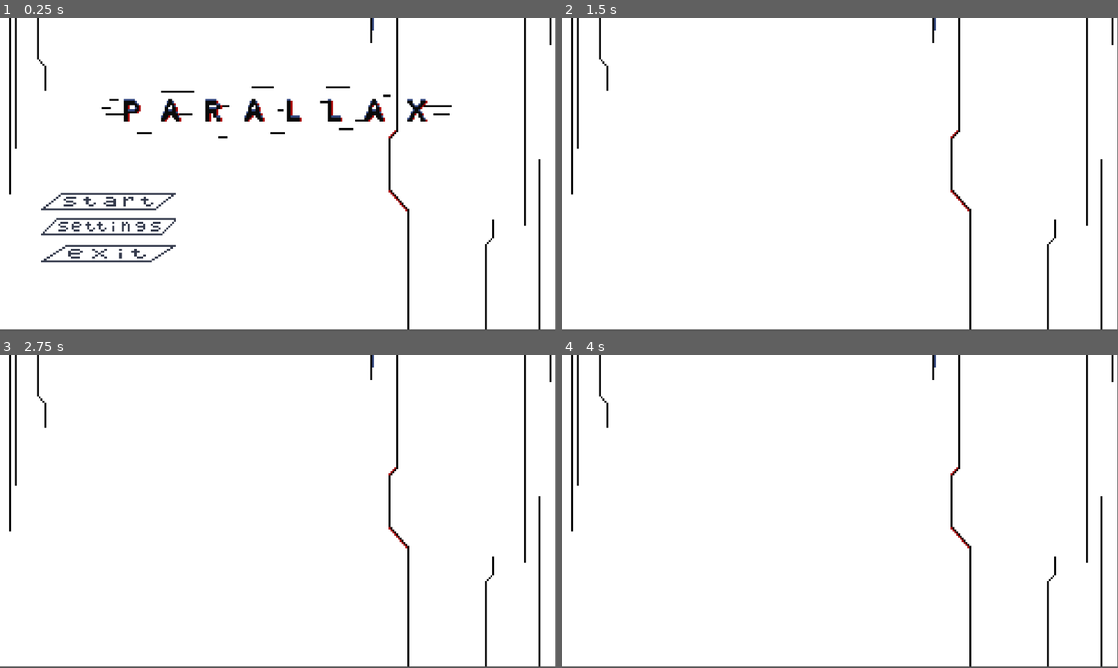
Above: before the commit, frames 1-4 (two rows, left to right).
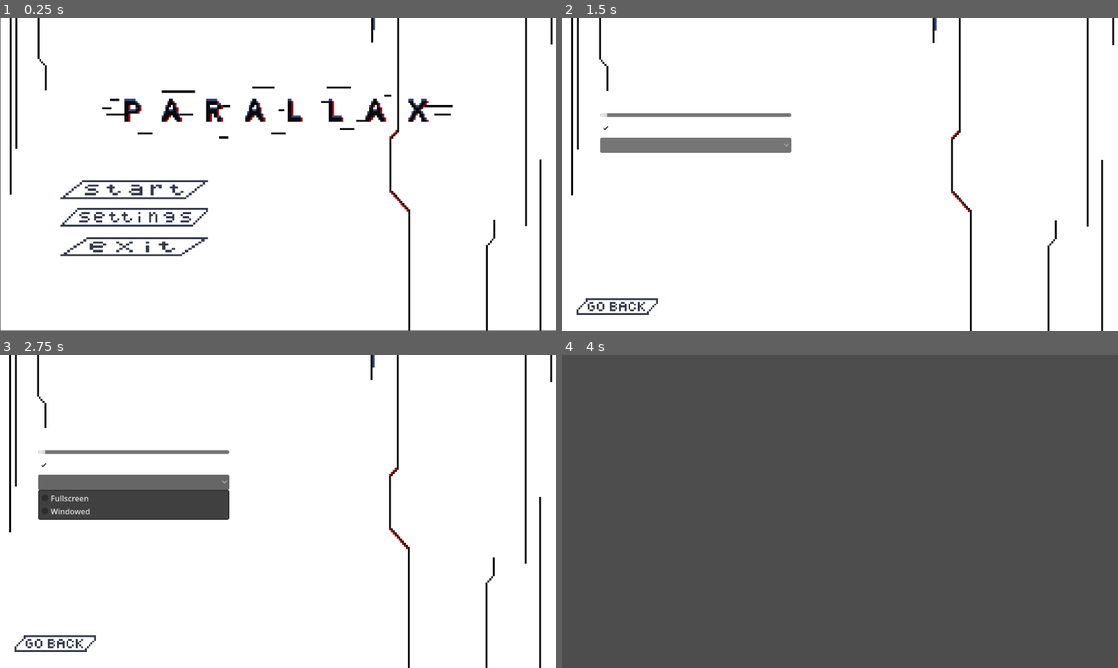
Above: after the commit, the same moments.

Repository: Okaierac/Parallax-Files
Game: Godot game, scene res://Scenes/parallax.tscn
Same seed, same stepped clock (60 frames per second), same inputs: the game is played once before the commit and once after it.
Inputs (mouse positions are in pixels of both pictures, inside the frame that each line leads up to; where the layout moved, square brackets give the same spot in the first picture):
- Up to frame 1 (0.25 s): no input
- Up to frame 2 (1.5 s): click (695, 218) [673, 227] at 0.5 s; click (695, 127) at 1.25 s, where only the run after the commit has a clickable "Mute Music/Sound"
- Up to frame 3 (2.75 s): click (133, 483) at 2.02 s
- Up to frame 4 (4 s): click (617, 642) at 2.77 s; click (695, 527) at 3.52 s
In our replay, the window is 799x449 before the commit and 800x450 after it. These sizes can differ from the game's own. Grey fills any space a smaller window leaves; there, only what the larger window draws over its background counts as a difference.

The runs differ from the first frame. In frame 1, 6.5% of the frame differs, in the area x 0-100%, y 0-100%; in frame 2, 4.0%; in frame 3, 7.3%; in frame 4, 99%.

Commit message:
Parallax 0.1.2-alpha
Finished settings. I still need to retouch it.

Diff:
--- a/parallax-0.1.1-alpha/Scenes/main_menu.tscn
+++ b/parallax-0.1.1-alpha/Scenes/main_menu.tscn
@@ -11,29 +11,37 @@
 
 [node name="Control" type="Control" parent="." unique_id=876733239]
 layout_mode = 3
-anchors_preset = 0
-offset_right = 40.0
-offset_bottom = 40.0
+anchors_preset = 15
+anchor_right = 1.0
+anchor_bottom = 1.0
+grow_horizontal = 2
+grow_vertical = 2
 
 [node name="bg" type="TextureRect" parent="Control" unique_id=968470402]
 texture_filter = 1
 layout_mode = 1
-anchors_preset = -1
-anchor_right = 28.800001
-anchor_bottom = 16.150002
-offset_bottom = -6.1035156e-05
+anchors_preset = 15
+anchor_right = 1.0
+anchor_bottom = 1.0
+grow_horizontal = 2
+grow_vertical = 2
 texture = ExtResource("1_28flt")
+
+[node name="Camera2D" type="Camera2D" parent="Control" unique_id=800345864]
+position = Vector2(575, 325)
 
 [node name="MarginContainer" type="MarginContainer" parent="Control" unique_id=408852517]
 layout_mode = 1
-anchors_preset = -1
-anchor_right = 28.743002
-anchor_bottom = 16.129002
-offset_left = 85.0
-offset_top = 363.0
-offset_right = -994.7201
-offset_bottom = -246.16003
-scale = Vector2(4, 4)
+anchors_preset = 15
+anchor_right = 1.0
+anchor_bottom = 1.0
+offset_left = 124.0
+offset_top = 337.0
+offset_right = -958.0
+offset_bottom = -275.0
+grow_horizontal = 2
+grow_vertical = 2
+scale = Vector2(4.3708487, 4.3708487)
 
 [node name="VBoxContainer" type="VBoxContainer" parent="Control/MarginContainer" unique_id=1135611098]
 layout_mode = 2
--- a/parallax-0.1.1-alpha/Scenes/settings.tscn
+++ b/parallax-0.1.1-alpha/Scenes/settings.tscn
@@ -1,24 +1,81 @@
 [gd_scene format=3 uid="uid://b0rgtq401fojb"]
 
 [ext_resource type="Texture2D" uid="uid://ccqv7yuvdupbi" path="res://menu_assets/settings/images/Settings_Background.png" id="1_4geyq"]
+[ext_resource type="Script" uid="uid://dcnltkeuccmuu" path="res://menu_assets/settings/script/settings.gd" id="1_lhmql"]
+[ext_resource type="Texture2D" uid="uid://dyryn7hbc0bo7" path="res://menu_assets/settings/images/Go Back.png" id="2_i44u3"]
 
 [node name="Settings" type="Node" unique_id=549629146]
+script = ExtResource("1_lhmql")
 
 [node name="Control" type="Control" parent="." unique_id=1053712248]
 layout_mode = 3
-anchor_right = 0.99700004
-anchor_bottom = 1.0090001
-offset_right = -0.5440674
-offset_bottom = 0.16796875
+anchor_right = 1.0
+anchor_bottom = 1.0
 
 [node name="bg" type="TextureRect" parent="Control" unique_id=641359658]
 texture_filter = 1
 layout_mode = 1
-anchors_preset = -1
-anchor_right = 1.003
-anchor_bottom = 0.98800004
-offset_right = 0.5560303
-offset_bottom = -0.15203857
+anchors_preset = 15
+anchor_right = 1.0
+anchor_bottom = 1.0
 grow_horizontal = 2
 grow_vertical = 2
 texture = ExtResource("1_4geyq")
+
+[node name="MarginContainer" type="MarginContainer" parent="Control" unique_id=218889377]
+layout_mode = 1
+anchors_preset = -1
+anchor_right = 1.0
+anchor_bottom = 1.0
+offset_left = 79.0
+offset_top = 193.0
+offset_right = -677.0
+offset_bottom = -369.0
+grow_horizontal = 2
+grow_vertical = 2
+
+[node name="VBoxContainer" type="VBoxContainer" parent="Control/MarginContainer" unique_id=786765318]
+layout_mode = 2
+
+[node name="Volume" type="HSlider" parent="Control/MarginContainer/VBoxContainer" unique_id=131088149]
+layout_mode = 2
+
+[node name="Mute" type="CheckBox" parent="Control/MarginContainer/VBoxContainer" unique_id=2012394348]
+layout_mode = 2
+text = "Mute Music/Sound"
+language = "en_CA"
+
+[node name="Resolutions" type="OptionButton" parent="Control/MarginContainer/VBoxContainer" unique_id=689724447]
+layout_mode = 2
+item_count = 2
+popup/item_0/text = "Fullscreen"
+popup/item_0/id = 0
+popup/item_1/text = "Windowed"
+popup/item_1/id = 1
+
+[node name="MarginContainer_GoBack" type="MarginContainer" parent="Control" unique_id=1344347959]
+layout_mode = 1
+anchors_preset = -1
+anchor_left = 0.026
+anchor_top = 0.89500004
+anchor_right = 0.17300001
+anchor_bottom = 0.9480001
+offset_left = 0.048000336
+offset_top = 0.039978027
+offset_right = -125.296005
+offset_bottom = -25.304077
+grow_vertical = 0
+scale = Vector2(3.8400006, 3.8400006)
+
+[node name="VBoxContainer" type="VBoxContainer" parent="Control/MarginContainer_GoBack" unique_id=1887497415]
+layout_mode = 2
+
+[node name="Go Back" type="TextureButton" parent="Control/MarginContainer_GoBack/VBoxContainer" unique_id=2102063201]
+texture_filter = 1
+layout_mode = 2
+texture_normal = ExtResource("2_i44u3")
+
+[connection signal="value_changed" from="Control/MarginContainer/VBoxContainer/Volume" to="." method="_on_volume_value_changed"]
+[connection signal="toggled" from="Control/MarginContainer/VBoxContainer/Mute" to="." method="_on_mute_toggled"]
+[connection signal="item_selected" from="Control/MarginContainer/VBoxContainer/Resolutions" to="." method="_on_resolutions_item_selected"]
+[connection signal="pressed" from="Control/MarginContainer_GoBack/VBoxContainer/Go Back" to="." method="_on_go_back_pressed"]
--- /dev/null
+++ b/parallax-0.1.1-alpha/menu_assets/settings/script/settings.gd
@@ -0,0 +1,31 @@
+extends Node
+
+
+# Called when the node enters the scene tree for the first time.
+func _ready() -> void:
+	pass # Replace with function body.
+
+
+# Called every frame. 'delta' is the elapsed time since the previous frame.
+func _process(delta: float) -> void:
+	pass
+
+
+func _on_go_back_pressed() -> void:
+	get_tree().change_scene_to_file("res://Scenes/main_menu.tscn")
+
+
+func _on_volume_value_changed(value):
+	AudioServer.set_bus_volume_db(0,value/5)
+
+
+func _on_mute_toggled(toggled_on):
+	AudioServer.set_bus_mute(0,toggled_on)
+
+
+func _on_resolutions_item_selected(index):
+	match index:
+		0:
+			DisplayServer.window_set_mode(DisplayServer.WINDOW_MODE_FULLSCREEN)
+		1:
+			DisplayServer.window_set_mode(DisplayServer.WINDOW_MODE_WINDOWED)
--- a/parallax-0.1.1-alpha/project.godot
+++ b/parallax-0.1.1-alpha/project.godot
@@ -15,6 +15,11 @@
 config/features=PackedStringArray("4.6", "Mobile")
 config/icon="res://icon.svg"
 
+[display]
+
+window/size/mode=3
+window/stretch/mode="viewport"
+
 [physics]
 
 3d/physics_engine="Jolt Physics"
Binary file added: parallax-0.1.1-alpha/menu_assets/settings/images/Go Back.png
Not shown, added: parallax-0.1.1-alpha/menu_assets/settings/images/Go Back.png.import
Not shown, added: parallax-0.1.1-alpha/menu_assets/settings/script/settings.gd.uid
